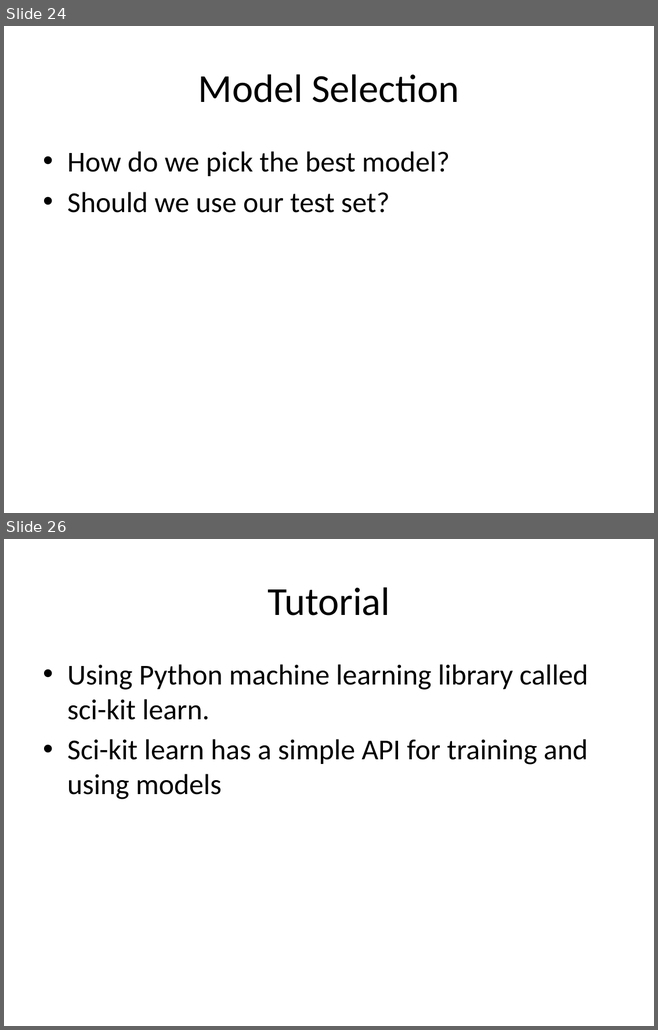
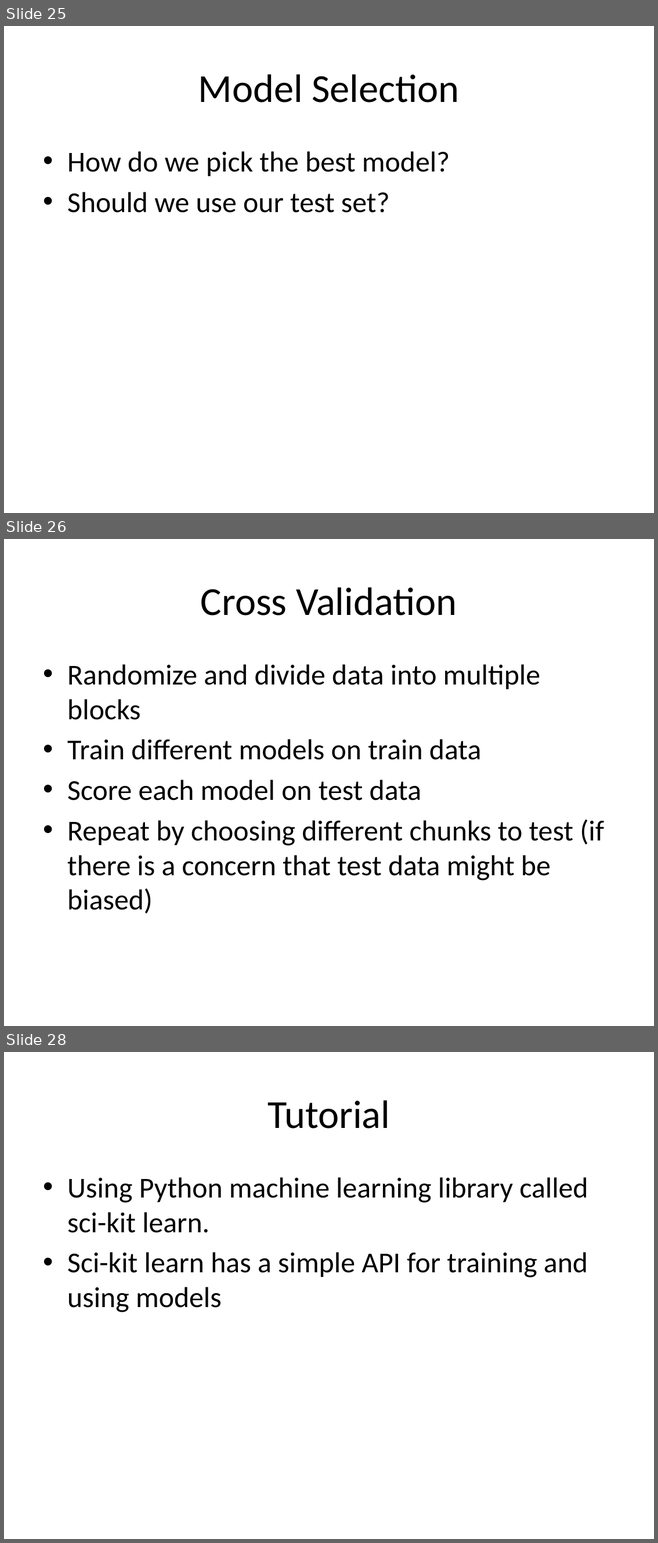
Before and after one commit to aloksharma1993/techfest-ml-tutorial, a slide deck: Techfest_ML.pptx. Shown one above the other, each under a label of ours: slides 24 and 26 before the commit, slides 25, 26 and 28 after it; the slides between them are not shown. The pictures are 658x1030 and 658x1543 pixels, drawn with LibreOffice and Linux fonts; fonts in the diff are those of the drawing. Boxes give left, top, right and bottom in pixels: in the first picture for what was removed or moved away, otherwise in the second. Text is boxed around its words. In the diff, an @@ line names an element or a change of style, - is before the commit and + after.

```diff
--- a/Techfest_ML.pptx
+++ b/Techfest_ML.pptx
@@ slide 26 added at (x1=4, y1=539, x2=654, y2=1026), background #FFFFFF @@
@@ title added at (x1=201, y1=587, x2=456, y2=616), 44 pt, text #000000 @@
+Cross Validation
@@ text added at (x1=67, y1=664, x2=604, y2=914), 32 pt, text #000000 @@
+• Randomize and divide data into multiple blocks
+• Train different models on train data
+• Score each model on test data
+• Repeat by choosing different chunks to test (if there is a concern that test data might be biased)
@@ what was slide 24 is now slide 25 @@
@@ what was slide 26 is now slide 28 @@
```
Also in this commit, not shown: 12 slides changed, 2 other slides added.
